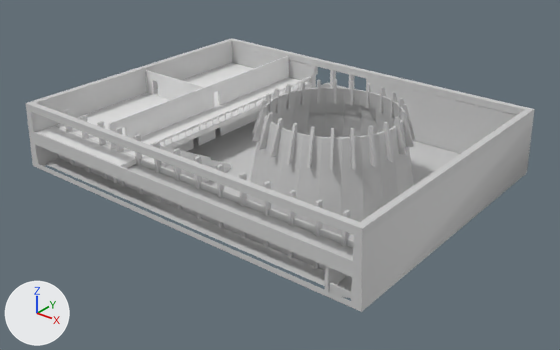
Two versions of the FBX model Assets/Resources/Models/Scene/EngineeringScene.fbx, one commit apart.
Camera for both pictures: a 50 mm camera at (28.4, -24.4, 15.9) aimed at (8.2, 0.8, 0.2). The lights are fixed; the arrows at lower left show +X, +Y and +Z. Where no turn or scale is listed for an object, it has been applied to the vertices.

The older version as bpy lines, for what is in view:
```python
me_mesh_008 = bpy.data.meshes.new('Mesh.008')
me_mesh_008.from_pydata(...)  # 48 vertices, 96 faces; spans x 0.04..0.11, y -5.8..6.76, z -0.63..0.93
me_mesh_011 = bpy.data.meshes.new('Mesh.011')
me_mesh_011.from_pydata(...)  # 32 vertices, 28 faces; spans x 0.04..0.11, y -5.8..6.76, z -0.63..0.58
me_mesh_013 = bpy.data.meshes.new('Mesh.013')
me_mesh_013.from_pydata(...)  # a box spanning x -0.05..0.05, y -5.78..5.78, z -0.05..0.05
ob_box001 = bpy.data.objects.new('Box001', me_mesh_013)
ob_box001.location = (4.65, 2.04, 2.32)
ob_wall004 = bpy.data.objects.new('wall004', me_mesh_008)
ob_wall004.location = (3.06, 1.06, 0.87)
ob_wall005 = bpy.data.objects.new('wall005', me_mesh_011)
ob_wall005.location = (3.06, 1.06, 2.65)
# also in view: 'wall2' at (11.4, 0.5, 2.4); 'floor2' at (1.8, 1.1, 1.9); 'wall3' at (1.0, 1.3, 2.6); 'floor1' at (7.8, 1.2, 0.4); 'wall' at (7.7, 1.2, 1.8)
```
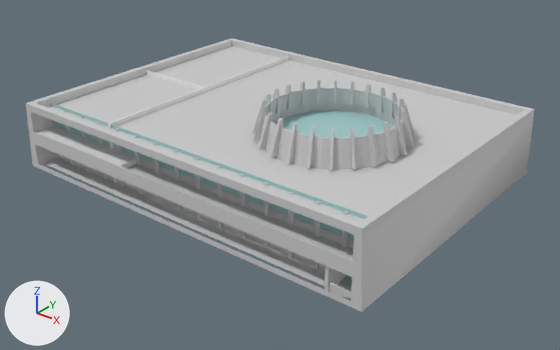
Where the change shows, as pixel boxes [x1, y1, x2, y2] in the pictures (560 x 350 px):
'ceilling', added: after [48, 46, 517, 222]
'window', added (cyan): after [51, 103, 368, 281]
'ceilling(glass)', added (cyan): after [274, 111, 394, 137]
'floor2', unchanged, covered by the edit: before [37, 63, 312, 168]; after [37, 126, 136, 168]
'wall005', unchanged, covered by the edit: [108, 56, 289, 150] in both
'wall3', unchanged, covered by the edit: before [146, 70, 203, 100]; after [146, 70, 203, 90]

The change, as a diff of the scene's bpy script:
```diff
--- a/Assets/Resources/Models/Scene/EngineeringScene.fbx.py
+++ b/Assets/Resources/Models/Scene/EngineeringScene.fbx.py
@@ mat_ground @@
+mat_ground = principled_material('ground')
+mat_ground.base_color = (0.349, 0.588, 0.588)  # cyan #9fcaca
+mat_ground.roughness = 0.859
@@ me_mesh_006_1 @@
+me_mesh_006_1.from_pydata(...)  # 72 vertices, 70 faces; spans x 0.4..6.62, y -3.8..2.43, z 0.0
+me_mesh_006_1.materials.append(mat_ground)  # cyan #9fcaca
@@ me_mesh_018 @@
+me_mesh_018.from_pydata([(-9.0, 0.0, -1.4), (8.9, 0.0, -1.4), (-9.0, 0.0, -1.4), (8.9, 0.0, -1.4), (-9.0, 0.0, 1.4), (8.9, 0.0, 1.4), (-9.0, 0.0, 1.4), (8.9, 0.0, 1.4)], [], [(0, 2, 3, 1), (4, 5, 7, 6), (0, 1, 5, 4), (1, 3, 7, 5), (3, 2, 6, 7), (2, 0, 4, 6)])
+me_mesh_018.materials.append(mat_ground)  # cyan #9fcaca
@@ me_mesh_005_1 @@
+me_mesh_005_1.from_pydata(...)  # 127 vertices, 175 faces; spans x -8.8..8.8, y -6.7..6.7, z 0.0
+me_mesh_005_1.materials.append(mat_whitebeton)  # light grey #cdcdcd
@@ ob_ceilling_glass @@
+ob_ceilling_glass = bpy.data.objects.new('ceilling(glass)', me_mesh_006_1)
+ob_ceilling_glass.location = (7.77, 1.19, 3.01)
@@ ob_window @@
+ob_window = bpy.data.objects.new('window', me_mesh_018)
+ob_window.location = (7.82, -4.61, 1.81)
@@ ob_ceilling @@
+ob_ceilling = bpy.data.objects.new('ceilling', me_mesh_005_1)
+ob_ceilling.location = (7.77, 1.19, 3.01)
```
